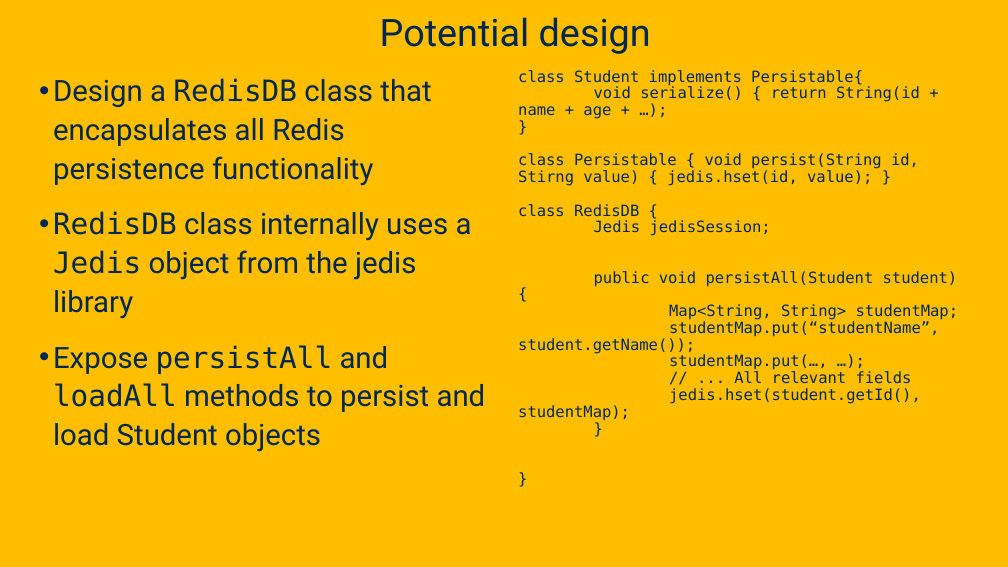
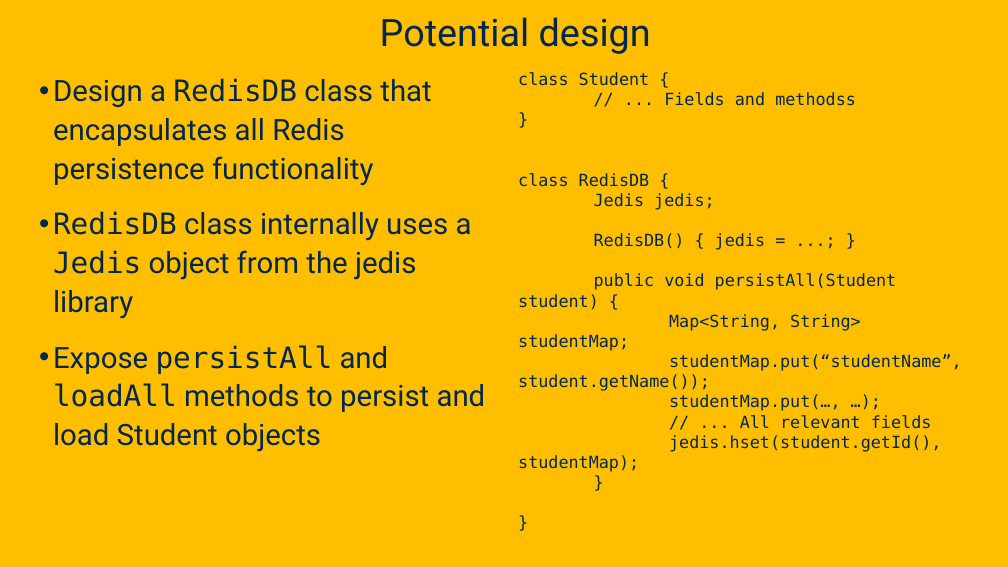
Before and after one commit to davsec-teaching/ECS_160, a slide deck: slide 8 of slides/Reflection.pptx. Drawn at 1008x567 pixels with LibreOffice and Linux fonts; fonts in the diff are those of the drawing; background and template pictures are left out. Boxes give left, top, right and bottom in pixels: in the first picture for what was removed or moved away, otherwise in the second. Text is boxed around its words. In the diff, an @@ line names an element or a change of style, - is before the commit and + after.

```diff
--- a/slides/Reflection.pptx
+++ b/slides/Reflection.pptx
@@ text at <box>518,72,856,106</box>: text changed; size 14.8 to 16 pt @@
-class Student implements Persistable{
-void serialize() { return String(id + name + age + …);
+class Student {
+// ... Fields and methodss
@@ text at <box>518,153,919,217</box>: paragraph removed @@
-class Persistable { void persist(String id, Stirng value) { jedis.hset(id, value); }
@@ text at <box>518,173,962,472</box>: size 14.8 to 16 pt in "}", "class RedisDB {", "public void persistAll(Student student) {", "Map<String, String> studentMap;" and 6 more places; line spacing 0.9 to 1 @@
@@ text at <box>594,193,765,250</box>: text changed; size 14.8 to 16 pt @@
-Jedis jedisSession;
+Jedis jedis;
+RedisDB() { jedis = ...; }
```
Also in this commit, not shown: 23 other slides changed, 1 other file.
